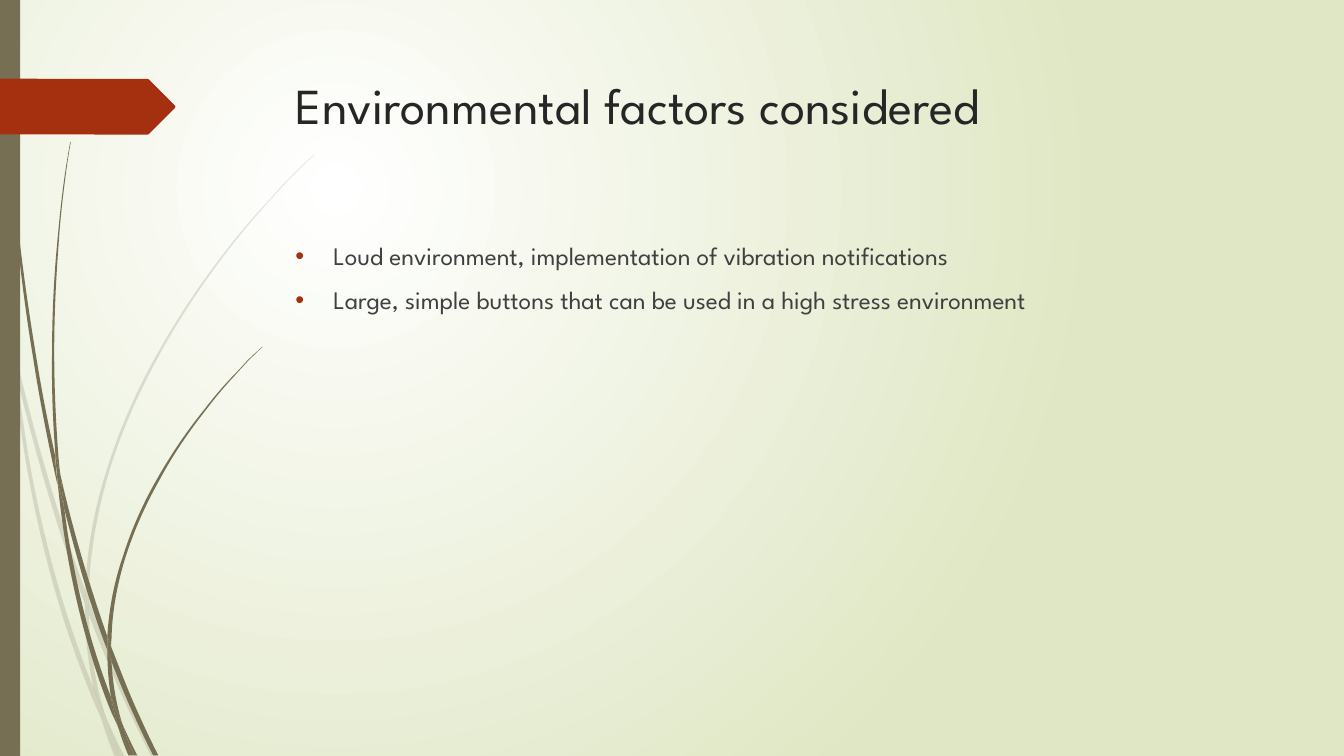
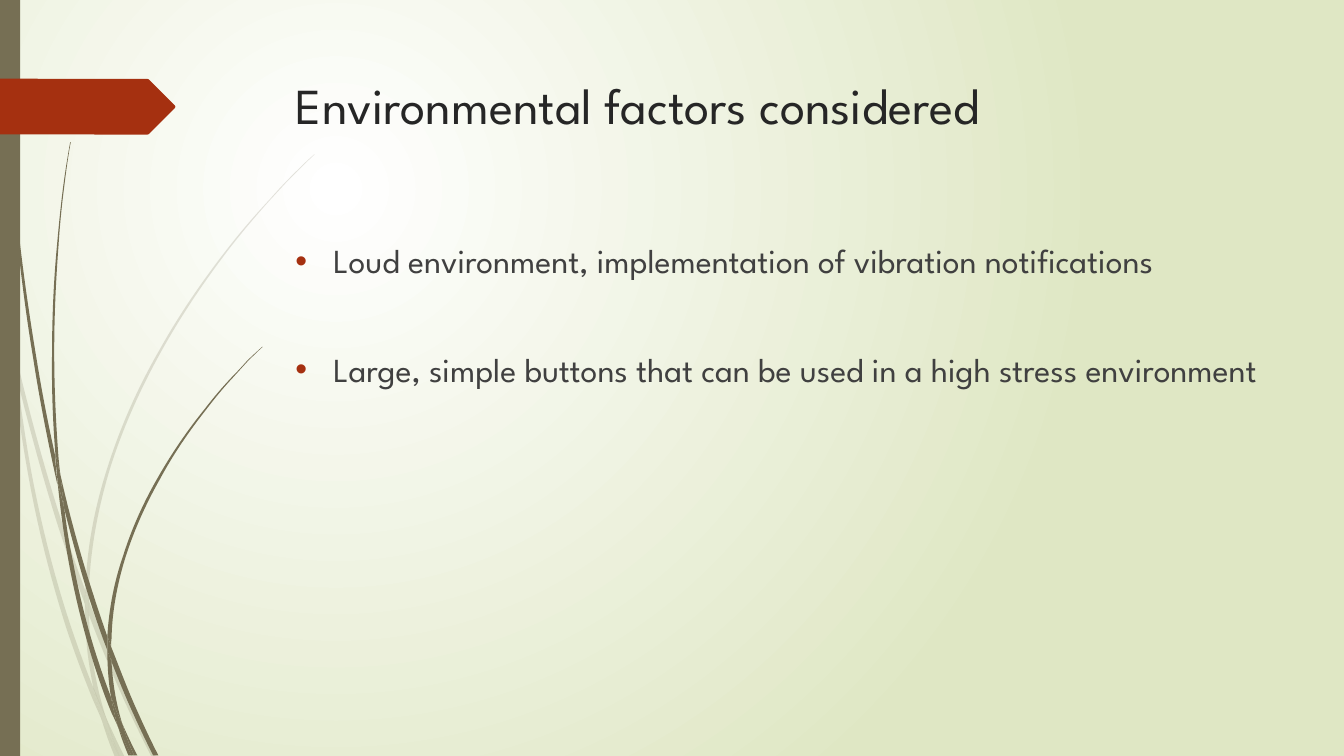
Before and after one commit to bournemouth17/team-5, a slide deck: slide 7 of RNLI.pptx. Drawn at 1344x756 pixels with LibreOffice and Linux fonts; fonts in the diff are those of the drawing. Boxes give left, top, right and bottom in pixels: in the first picture for what was removed or moved away, otherwise in the second. Text is boxed around its words. In the diff, an @@ line names an element or a change of style, - is before the commit and + after.

```diff
--- a/RNLI.pptx
+++ b/RNLI.pptx
@@ text "Loud environment, implementation of vibration ..." at (333,249,1257,390): size 18 to 24 pt @@
```
Also in this commit, not shown: 9 other slides changed.
